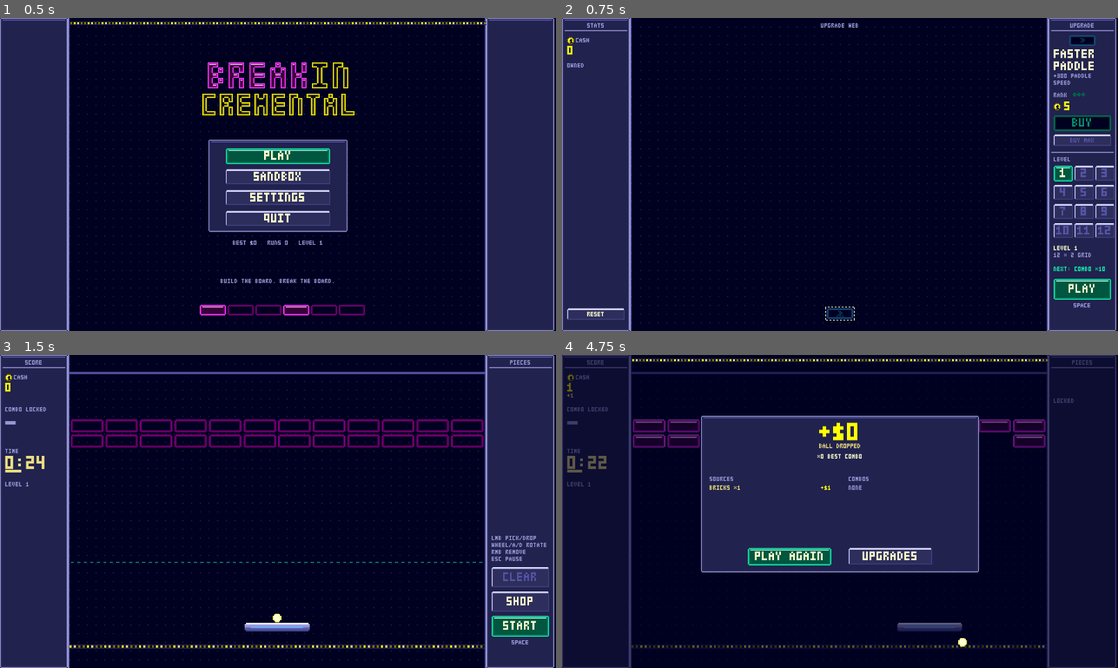
Above: before the commit, frames 1-4 (two rows, left to right).
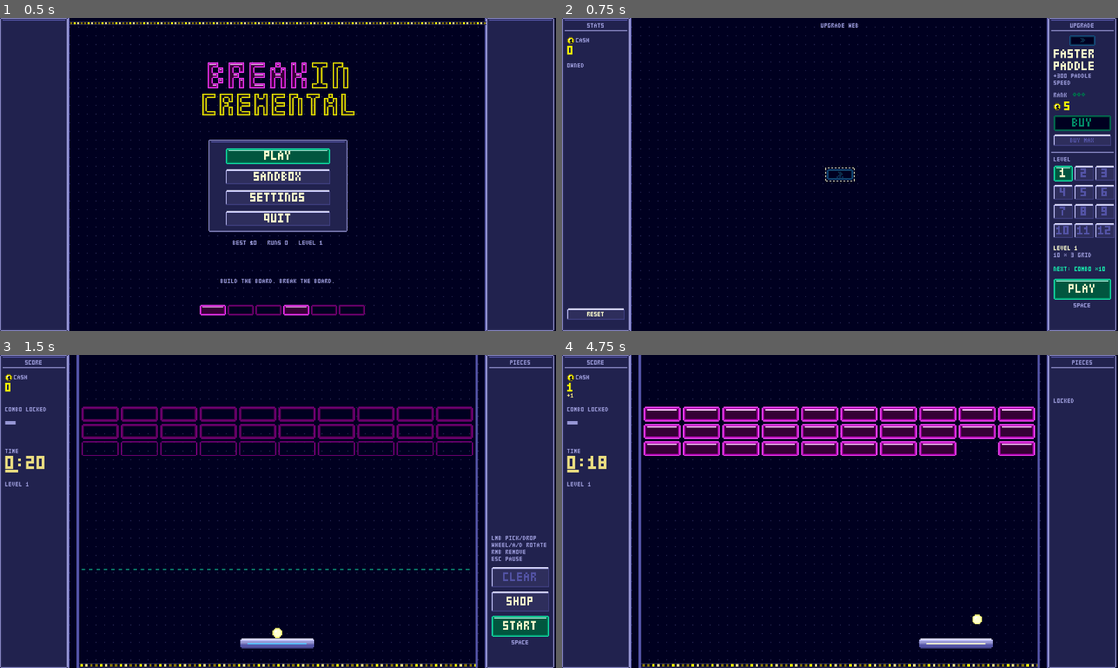
Above: after the commit, the same moments.

Repository: alpacaxander/breakin-cremental
Game: Godot game, scene res://src/main.tscn
The game is run twice, just before and just after one commit, with the same random seed, the same clock (stepped at 60 frames per second) and the same inputs.
Inputs (mouse positions are in pixels of both pictures, inside the frame that each line leads up to):
- Up to frame 1 (0.5 s): no input
- Up to frame 2 (0.75 s): click "PLAY" at 0.5 s
- Up to frame 3 (1.5 s): click "PLAY" at 1.25 s
- Up to frame 4 (4.75 s): click "START" at 2 s; tap Enter at 2.75 s; move the mouse to (962, 495) at 2.77 s; hold Right 2.78-3.5 s; tap R at 2.85, 4.35 s; click (962, 495) at 2.92 s; tap Space at 3.02 s; drag from (728, 527) to (812, 574) at 3.52 s; move the mouse to (895, 442) at 4.27 s; hold Right from 4.28 s (still down)

Frame 1 is identical in both runs. In frame 2, 0.2% of the frame differs, in the area x 47-92%, y 47-97%; in frame 3, 9.4%; in frame 4, 59%, in the area x 0-100%, y 0-100%.

Commit message:
Measure arenas in bricks, flat 20s rounds, Timer unlock replaces Wider Paddle
- Level arena sizes are standard bricks (cols x rows); level 1 is 10x18 with three rows
- Round time is a flat 20s base times the level scale; the per-brick bonus is gone
- Hourglass bricks add 10s; the Timer unlock takes Wider Paddle's spot left of the seed
- The shop opens centred on the seed upgrade

Co-Authored-By: Claude Opus 5.5 <noreply@anthropic.com>

Diff:
--- a/src/arena.gd
+++ b/src/arena.gd
@@ -90,11 +90,11 @@
 			if instance_from_id(id):
 				Fx.play(self, "%s_spawn" % Tuning.hue(b.kind), 30, 12, b.pos).animation_finished.connect(func(): if instance_from_id(id): instance_from_id(id).show())
 		).set_delay(0.08 * row)
-	paddle = box("paddle", Vector2(Game.paddle_width(), Tuning.PADDLE_HEIGHT), Vector2(field.size.x / 2, field.size.y - Tuning.PADDLE_UP))
+	paddle = box("paddle", Vector2(Tuning.PADDLE_WIDTH, Tuning.PADDLE_HEIGHT), Vector2(field.size.x / 2, field.size.y - Tuning.PADDLE_UP))
 	target_x = paddle.position.x
 	_add_ball(Vector2.ZERO)
 	_rest_ball()
-	time_left = Game.round_time(level, breakable)
+	time_left = Game.round_time(level)
 	time_max = time_left
 	total = breakable
 	shields = Game.rank("shield")
--- a/src/game.gd
+++ b/src/game.gd
@@ -175,10 +175,6 @@
 
 # --- Derived stats ---
 
-func paddle_width() -> float:
-	return stat(Tuning.PADDLE_WIDTH, "paddle")
-
-
 func paddle_speed() -> float:
 	return stat(Tuning.PADDLE_SPEED, "speed")
 
@@ -209,9 +205,13 @@
 	return Tuning.LEVELS[level].payout + int(bonus("payout"))
 
 
-## The arena's size for a level, game px. ponytail: an upgrade that widens the arena adds its bonus here, capped at Tuning.ARENA.
+## The arena's size for a level, game px, from the row's size in standard bricks (each brick plus a gap, and one more gap).
+## ponytail: an upgrade that widens the arena adds its bonus here, capped at Tuning.ARENA.
 func arena_size(level: int) -> Vector2:
-	return Tuning.LEVELS[level].get("arena", Tuning.ARENA)
+	if not Tuning.LEVELS[level].has("arena"):
+		return Tuning.ARENA
+	var gap := Vector2.ONE * Tuning.BRICK_GAP
+	return Tuning.LEVELS[level].arena * (Tuning.BRICK_SIZE + gap) + gap
 
 
 ## Centre y of the first brick row, arena px.
@@ -219,8 +219,8 @@
 	return Tuning.LEVELS[level].get("top", Tuning.BOARD_TOP)
 
 
-func round_time(level: int, breakable: int) -> float:
-	return (stat(Tuning.ROUND_TIME_BASE, "time") + breakable * Tuning.ROUND_TIME_PER_BRICK) * Tuning.LEVELS[level].get("time", 1.0)
+func round_time(level: int) -> float:
+	return stat(Tuning.ROUND_TIME_BASE, "time") * Tuning.LEVELS[level].get("time", 1.0)
 
 
 func combo_window(combo: int) -> float:
--- a/src/shop.gd
+++ b/src/shop.gd
@@ -76,9 +76,9 @@
 		_place_web()
 
 
-## Where the web sits with no pan: the layout's field centre (320, 180) in the middle of the cabinet field.
+## Where the web sits with no pan: the seed upgrade in the middle of the cabinet field.
 func _home() -> Vector2:
-	return root.field.size / 2 - Vector2(320, 180) * zoom
+	return root.field.size / 2 - Tuning.UPGRADES[Tuning.SEED_UPGRADE].pos * zoom
 
 
 ## Applies pan and zoom, keeping at least 40 px of the revealed nodes' box inside the field.
--- a/src/tuning.gd
+++ b/src/tuning.gd
@@ -14,8 +14,7 @@
 const MIN_VERTICAL := 0.25  # min |vy| as a fraction of speed, stops near-horizontal loops
 
 # Round
-const ROUND_TIME_BASE := 15.0
-const ROUND_TIME_PER_BRICK := 0.4  # seconds added per breakable brick on the board
+const ROUND_TIME_BASE := 20.0
 const TIME_BAR_PX := 0.75  # HUD time bar px per second, so a longer round shows as a longer bar; capped at the column width
 
 # Combo: window(n) = START + upgrades - SHRINK * (n - 1), floored at MIN. No combo at all until the combos node is bought (arena.gd _break).
@@ -30,13 +29,13 @@
 const BOARD_TOP := 100.0  # 44 + two brick rows (2 * (24 + 4)); a level row's top overrides it
 # holes: chance a slot is a hole brick (no ball contact, blocks placement). solid: chance of an unbreakable brick.
 # special: kind -> chance per brick (see BRICKS). jackpot: one 777 brick per board. seq: one 1-2-3 run per board.
-# arena: size, default ARENA (never larger). top: first row centre y, default BOARD_TOP. walls: extra Rect2s in arena px for other shapes; the board must still fit (test.gd).
+# arena: size in standard bricks, cols x rows (game.gd arena_size), default ARENA px (never larger). top: first row centre y, default BOARD_TOP. walls: extra Rect2s in arena px for other shapes; the board must still fit (test.gd).
 # skip: column indices left empty (room for a wall). time: round time scale, default 1. Fit at 960x720: cols <= 15, rows <= 16.
 # unlock: how the previous level opens this one; default clear its board, {combo = n} a combo of n in one round (game.gd finish_level).
 # The ramp: each level puts more on screen and needs a bigger combo than the last (docs/ideas.md, Level design).
 const LEVELS := [
-	# 1: low ceiling, two rows wall to wall (12 * 64 + 4: the edge margin is one brick gap), three rows of air above. Plain bricks only: what the player unlocks is all that shows.
-	{shape = "grid", cols = 12, rows = 2, holes = 0, solid = 0, payout = 1, arena = Vector2(772, 508), top = 96.0},
+	# 1: low ceiling, three rows wall to wall (the edge margin is one brick gap), three rows of air above. Plain bricks only: what the player unlocks is all that shows.
+	{shape = "grid", cols = 10, rows = 3, holes = 0, solid = 0, payout = 1, arena = Vector2(10, 18), top = 96.0},
 	{shape = "columns", cols = 14, rows = 14, holes = 0, solid = 0, payout = 2, unlock = {combo = 10}},  # plain bricks only, like level 1
 	{shape = "grid", cols = 15, rows = 7, holes = 0.08, solid = 0.1, payout = 3, jackpot = true, seq = true,
 		special = {multi = 0.1, multi3 = 0.05, shield = 0.05, cond = 0.06, timed = 0.05, cgate = 0.04, x2 = 0.03, x3 = 0.02, combo = 0.03, timer = 0.02, multiball = 0.03, speedup = 0.03, slowdown = 0.02, chain = 0.04, bomb = 0.03, bolt = 0.02, mystery = 0.03}},
@@ -47,7 +46,7 @@
 	{shape = "grid", cols = 14, rows = 8, holes = 0.08, solid = 0.04, payout = 5, time = 0.8, jackpot = true,
 		special = {multi = 0.06, shield = 0.03, cond = 0.04, cgate = 0.04, x2 = 0.04, x3 = 0.02, combo = 0.06, timer = 0.02, multiball = 0.1, speedup = 0.03, chain = 0.02, bomb = 0.02, bolt = 0.02, mystery = 0.02}},
 	# 6 Tall stack: the most rows yet, a long trip up that pays the whole way.
-	{shape = "grid", cols = 13, rows = 12, holes = 0.1, solid = 0.05, payout = 6, arena = Vector2(900, 720), jackpot = true, seq = true,
+	{shape = "grid", cols = 13, rows = 12, holes = 0.1, solid = 0.05, payout = 6, arena = Vector2(14, 25), jackpot = true, seq = true,
 		special = {multi = 0.08, multi3 = 0.03, shield = 0.03, cond = 0.05, timed = 0.03, cgate = 0.04, x2 = 0.03, x3 = 0.02, combo = 0.04, timer = 0.03, multiball = 0.04, speedup = 0.06, chain = 0.03, bomb = 0.03, bolt = 0.05, mystery = 0.02}},
 	# 7 Pinball: holes and solids as posts between clusters, the ball ricochets cluster to cluster. Sells capacity.
 	{shape = "grid", cols = 15, rows = 9, holes = 0.16, solid = 0.1, payout = 7, jackpot = true, seq = true,
@@ -99,7 +98,7 @@
 const SLOWDOWN := 0.8
 const BOOST_HITS := 5  # x2/x3 apply to this many breaks
 const COMBO_EXTEND := 1.0  # seconds, C+ brick
-const TIME_EXTEND := 5.0  # seconds, hourglass brick
+const TIME_EXTEND := 10.0  # seconds, hourglass brick
 const CHAIN_DIST := 66.0  # orthogonal neighbours only (step is 64 x 28)
 const BOMB_RADIUS := 72.0  # 3x3 block
 const FUSED := ["chain", "bomb", "bolt"]  # area kinds that arm on a trigger and go off FUSE later; each needs an anim_<id>_fuse strip
@@ -142,14 +141,13 @@
 # Names fit the 66px upgrade column at 2x when wrapped by word; descs use only glyphs the 3x5 font has (no ; or lowercase-only marks).
 # cat: the category (CATS) that colours the node. icon: the icon_<name> sprite, default the id. A node whose id is a brick kind
 # in ICON_KINDS is an unlock: each rank guarantees one more of that brick on every board (game.gd generate).
-# Layout: the seed sits at the bottom centre. Left of it the paddle, right the bomb, below it the combos node, and everything else
+# Layout: the seed sits at the bottom centre. Left of it the timer unlock (then aim, and longer timer below), right the bomb, below it the combos node, and everything else
 # hangs above it off Round Length: round bottom-left, placement right, blocks top-left. The web is one tree from the seed.
 const COST_MULT := 10.0  # each rank costs this times the one before
 const SEED_UPGRADE := "speed"  # the paddle starts slow: the first buy is the one every run feels
 const UPGRADES := {
 	# Paddle
-	"paddle": {cat = "paddle", name = "Wider Paddle", desc = "+25 paddle width", amount = 25, cost = 5, ranks = 3, links = ["aim"], pos = Vector2(250, 360)},
-	"speed": {cat = "paddle", name = "Faster Paddle", desc = "+300 paddle speed", amount = 300, cost = 5, ranks = 3, links = ["paddle", "bomb", "combos", "time"], pos = Vector2(320, 360)},
+	"speed": {cat = "paddle", name = "Faster Paddle", desc = "+300 paddle speed", amount = 300, cost = 5, ranks = 3, links = ["timer", "bomb", "combos", "time"], pos = Vector2(320, 360)},
 	"aim": {cat = "paddle", name = "Aim", desc = "the launch follows the mouse", amount = 1, cost = 12, ranks = 1, links = [], pos = Vector2(180, 360)},
 	# Round: the cap, straight above the seed; the rest of the web hangs off it
 	"time": {cat = "round", name = "Round Length", desc = "+5s per round", amount = 5, cost = 6, ranks = 5, links = ["shield", "bumper"], pos = Vector2(320, 310)},
@@ -180,15 +178,15 @@
 	"solids": {cat = "block", name = "Fewer Solids", desc = "-2 in 100 solid bricks", amount = -0.02, cost = 20, ranks = 3, links = ["holes", "multiball"], pos = Vector2(250, 200)},
 	"holes": {cat = "block", name = "Fewer Holes", desc = "-3 in 100 holes", amount = -0.03, cost = 20, ranks = 3, links = ["row", "chain"], pos = Vector2(180, 200)},
 	"row": {cat = "block", name = "Extra Row", desc = "+1 board row when the arena has room", amount = 1, cost = 50, ranks = 2, links = [], pos = Vector2(110, 200)},
-	"x2": {cat = "unlock", name = "Multiplier", desc = "+1 x2 brick per board", amount = 1, cost = 25, ranks = 3, links = ["multiball", "timer"], pos = Vector2(320, 150)},
+	"x2": {cat = "unlock", name = "Multiplier", desc = "+1 x2 brick per board", amount = 1, cost = 25, ranks = 3, links = ["multiball"], pos = Vector2(320, 150)},
 	"multiball": {cat = "unlock", name = "Multiball", desc = "+1 multiball brick per board", amount = 1, cost = 25, ranks = 3, links = ["chain", "speedup"], pos = Vector2(250, 150)},
 	"chain": {cat = "unlock", name = "Shocker", desc = "+1 chain brick per board", amount = 1, cost = 25, ranks = 3, links = ["bolt"], pos = Vector2(180, 150)},
 	"bomb": {cat = "unlock", name = "Bomb", desc = "+1 bomb brick per board", amount = 1, cost = 25, ranks = 3, links = ["bigbomb"], pos = Vector2(390, 360)},
-	"timer": {cat = "unlock", name = "Timer", desc = "+1 hourglass brick per board", amount = 1, cost = 25, ranks = 3, links = ["speedup", "longtimer"], pos = Vector2(320, 100)},
+	"timer": {cat = "unlock", name = "Timer", desc = "+1 hourglass brick per board, +10s each", amount = 1, cost = 25, ranks = 3, links = ["aim", "longtimer"], pos = Vector2(250, 360)},
 	"speedup": {cat = "unlock", name = "Speedup", desc = "+1 speedup brick per board", amount = 1, cost = 20, ranks = 3, links = ["bolt", "combo"], pos = Vector2(250, 100)},
 	"bolt": {cat = "unlock", name = "Bolt", desc = "+1 bolt brick per board", amount = 1, cost = 25, ranks = 3, links = ["mystery"], pos = Vector2(180, 100)},
 	"bigbomb": {cat = "unlock", icon = "bomb", name = "Bigger Bomb", desc = "+40 bomb radius", amount = 40, cost = 30, ranks = 2, links = [], pos = Vector2(460, 360)},
-	"longtimer": {cat = "unlock", icon = "timer", name = "Longer Timer", desc = "+3s per hourglass brick", amount = 3, cost = 20, ranks = 3, links = ["combo"], pos = Vector2(320, 50)},
+	"longtimer": {cat = "unlock", icon = "timer", name = "Longer Timer", desc = "+3s per hourglass brick", amount = 3, cost = 20, ranks = 3, links = [], pos = Vector2(250, 410)},
 	"combo": {cat = "unlock", name = "Combo", desc = "+1 C+ brick per board", amount = 1, cost = 25, ranks = 3, links = ["mystery"], pos = Vector2(250, 50)},
 	"mystery": {cat = "unlock", name = "Mystery", desc = "+1 mystery brick per board", amount = 1, cost = 20, ranks = 3, links = ["twin"], pos = Vector2(180, 50)},
 	"twin": {cat = "unlock", name = "Twin Unlock", desc = "+1 more of every unlocked brick", amount = 1, cost = 150, ranks = 1, links = [], pos = Vector2(110, 50)},
--- a/tests/test.gd
+++ b/tests/test.gd
@@ -88,7 +88,7 @@
 			check(bricks.filter(func(b): return b.kind == "multiball").size() >= Tuning.UPGRADES.multiball.ranks + 1, "level %d has every unlocked multiball plus the twin" % lvl)
 	var fresh = load("res://src/game.gd").new()
 	check(g.generate(0, 1).size() > fresh.generate(0, 1).size(), "fewer holes and an extra row make a bigger board")
-	check(g.round_time(0, 10) == fresh.round_time(0, 10) + Tuning.UPGRADES.time.amount * Tuning.UPGRADES.time.ranks, "round length adds its seconds")
+	check(g.round_time(0) == fresh.round_time(0) + Tuning.UPGRADES.time.amount * Tuning.UPGRADES.time.ranks, "round length adds its seconds")
 	fresh.free()
 	check(g.piece_cost("spawner") == Tuning.PLACEABLES.spawner.cost - 1 and g.piece_cost("accel") == 1, "cheaper pieces floor at 1")
 	g.slot = g.SAVE_PATH
@@ -96,11 +96,11 @@
 	check(not g.sandbox and g.rank("tele") == 0 and g.currency == 0, "the real slot starts from zero, not the sandbox's state")
 	check(g.generate(1, 1).size() > g.generate(0, 1).size(), "level 2 board is bigger")
 	var l1: Array = g.generate(0, 1)
-	check(l1.size() == 24 and l1.all(func(b): return b.pos.y in [96.0, 124.0]), "level 1 is two rows, three brick rows below the ceiling")
+	check(l1.size() == 30 and l1.all(func(b): return b.pos.y in [96.0, 124.0, 152.0]), "level 1 is three rows, three brick rows below the ceiling")
 	check(l1.any(func(b): return b.pos.x - Tuning.BRICK_SIZE.x / 2 == Tuning.BRICK_GAP) and l1.any(func(b): return b.pos.x + Tuning.BRICK_SIZE.x / 2 == g.arena_size(0).x - Tuning.BRICK_GAP), "level 1 rows run wall to wall, one brick gap at each edge")
 	check(g.generate(3, 1).filter(func(b): return b.pos.y == Tuning.BOARD_TOP + 28).all(func(b): return int(b.pos.x) % 64 == 0), "honey odd rows sit half a step over (even rows are at 32)")
 	check(g.generate(8, 1).all(func(b): return b.pos.x != 480), "double wide leaves the divider column empty")
-	check(g.round_time(11, 100) < g.round_time(2, 100), "finale clock is shorter per brick")
+	check(g.round_time(11) < g.round_time(2), "finale clock is shorter")
 	g.note_broken(3, 36, 50)
 	g.note_broken(3, 10, 50)
 	check(g.broken["3"] == 72, "best broken share keeps the best, as a percent")
@@ -115,7 +115,7 @@
 	check(g.rank("tele") == 0, "can't buy hidden node")
 	g.buy(seed_id)
 	check(g.rank(seed_id) == 1 and g.currency == 10000 - Tuning.UPGRADES[seed_id].cost, "buy charges cost")
-	check(g.is_revealed("paddle"), "neighbours revealed")
+	check(g.is_revealed("timer"), "neighbours revealed")
 	check(g.paddle_speed() == Tuning.PADDLE_SPEED + Tuning.UPGRADES.speed.amount, "the seed speeds the paddle up")
 	check(g.is_revealed("bomb") and g.is_revealed("combos") and g.is_revealed("time") and not g.is_revealed("bumper"), "the seed opens left, right, down and up only")
 	check(g.cost(seed_id) == Tuning.UPGRADES[seed_id].cost * Tuning.COST_MULT, "each rank costs COST_MULT times the last")
Not shown, changed: docs/design.md
Not shown, changed: docs/ideas.md
